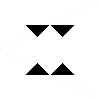
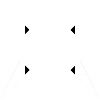
The second w=100, h=100 image is a revision of the first. Changes to its layers:
renamed "Top #1" to "Another layer", showed it, painted on it over [1, 1, 99, 99]
removed layer "Top" over [1, 1, 99, 99]
